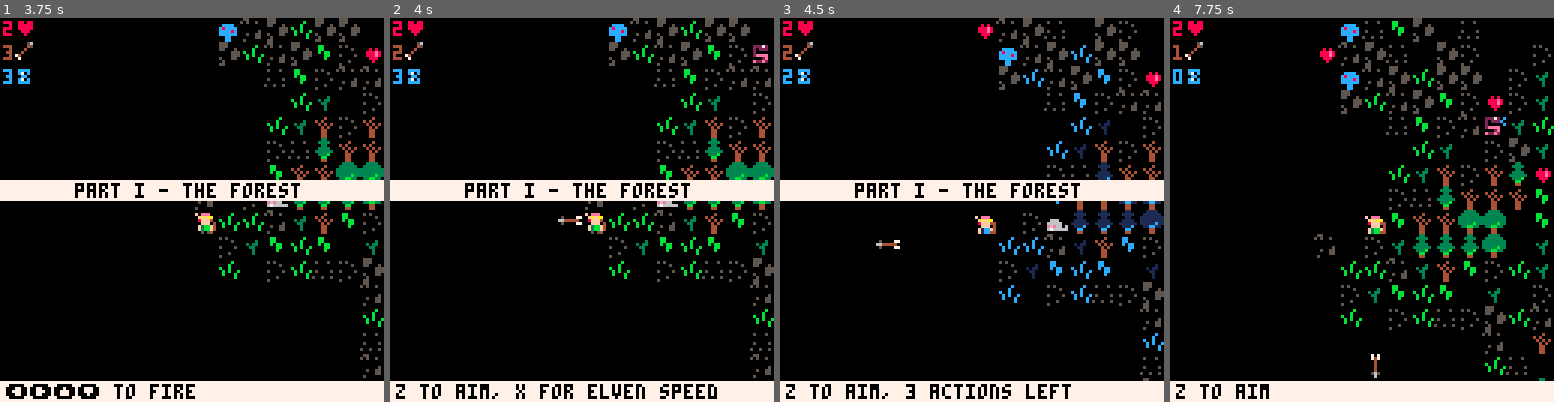
Above: before the commit, frames 1-4 (left to right).
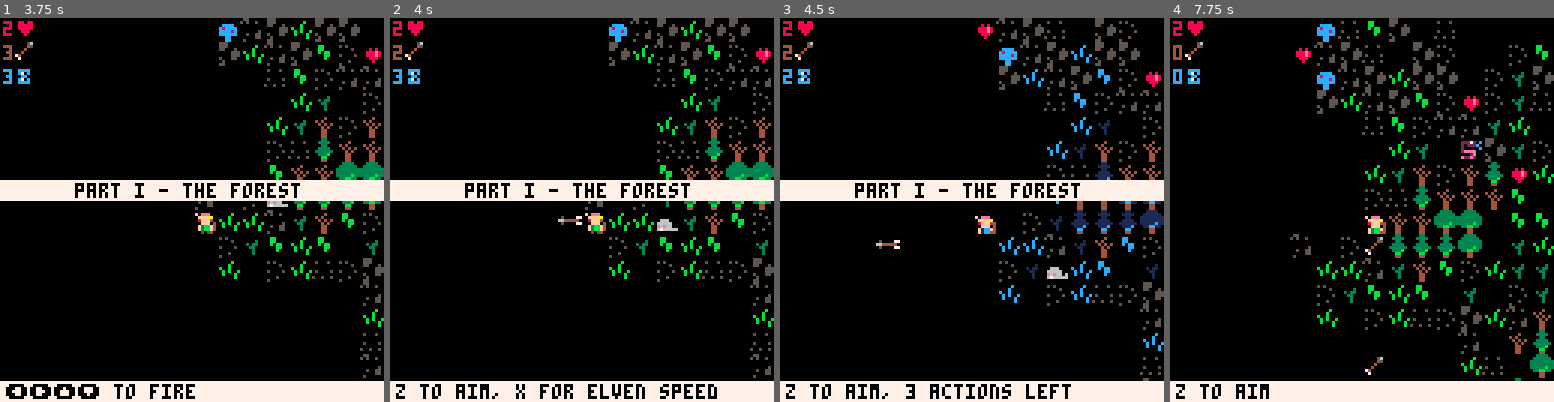
Above: after the commit, the same moments.

Repository: DanBrooker/murky-7drl
Game: PICO-8 cartridge murky.p8
Same seed, same stepped clock (60 frames per second), same inputs: the game is played once before the commit and once after it.
Inputs:
- Up to frame 1 (3.75 s): tap O (Z key) at 0.33, 1.07, 2.22, 3.72 s; tap Down at 0.7 s; tap X (X key) at 1.43, 2.07, 2.82, 3.57 s; hold Up 1.97-2.63 s; hold Right 2.68-3.02 s; hold Down 3.07-3.73 s
- Up to frame 2 (4 s): hold Left from 3.78 s (still down)
- Up to frame 3 (4.5 s): release Left at 4.12 s; hold Up from 4.17 s (still down); tap X (X key) at 4.32 s
- Up to frame 4 (7.75 s): release Up at 4.5 s; hold Left 4.55-5.05 s; tap X (X key) every 0.75 s from 5.07 to 7.32 s; hold Right 5.1-5.93 s; tap O (Z key) at 5.22, 6.72 s; hold Up 5.98-6.65 s; hold Right 6.7-7.03 s; hold Down from 7.08 s (still down)

Frame 1 is identical in both runs. In frame 2, 0.4% of the frame differs, in the area x 68-100%, y 7-57%; in frame 3, 0.3%; in frame 4, 12%, in the area x 0-100%, y 0-95%.

Commit message:
minor bug fixes, pre incre wins score

Diff:
--- a/murky.p8
+++ b/murky.p8
@@ -206,7 +206,8 @@
 -- win scene
 
 function win_init()
-	dset(2, wins+1)
+	wins += 1
+	dset(2, wins)
   update=win_update
   draw=win_draw
 end
@@ -818,7 +819,7 @@
 	end
 
 	local spawn = (function(x,y)
-		if range(1, 20) == 1 then
+		if range(1, 25) == 1 then
 
 			if range(1,2) == 1 then
 				local monster = entity.create(x,y, 48, "bat")
@@ -860,6 +861,20 @@
 			end
 		end
 	-- end
+
+	path = astar({a, sector1_exit}, {b, sector2_exit}, function(point, next)
+		local cost = prefer_walkable(point, next)
+		if point[1] >= b or point[1] < a then
+			cost += 1000
+		end
+		return cost
+	end)
+	for point in all(path) do
+		if not walkable(point[1],point[2]) then
+			mset(point[1],point[2], 90)
+		end
+	end
+
 	-- tile edges
 	for y=0, mapsize_y do
 		for x=a-1, b+1 do
@@ -889,19 +904,6 @@
 				end
 			end
 			-- mset() lookup tile based on number
-		end
-	end
-
-	path = astar({a, sector1_exit}, {b, sector2_exit}, function(point, next)
-		local cost = prefer_walkable(point, next)
-		if point[1] >= b or point[1] < a then
-			cost += 1000
-		end
-		return cost
-	end)
-	for point in all(path) do
-		if not walkable(point[1],point[2]) then
-			mset(point[1],point[2], 90)
 		end
 	end
 
